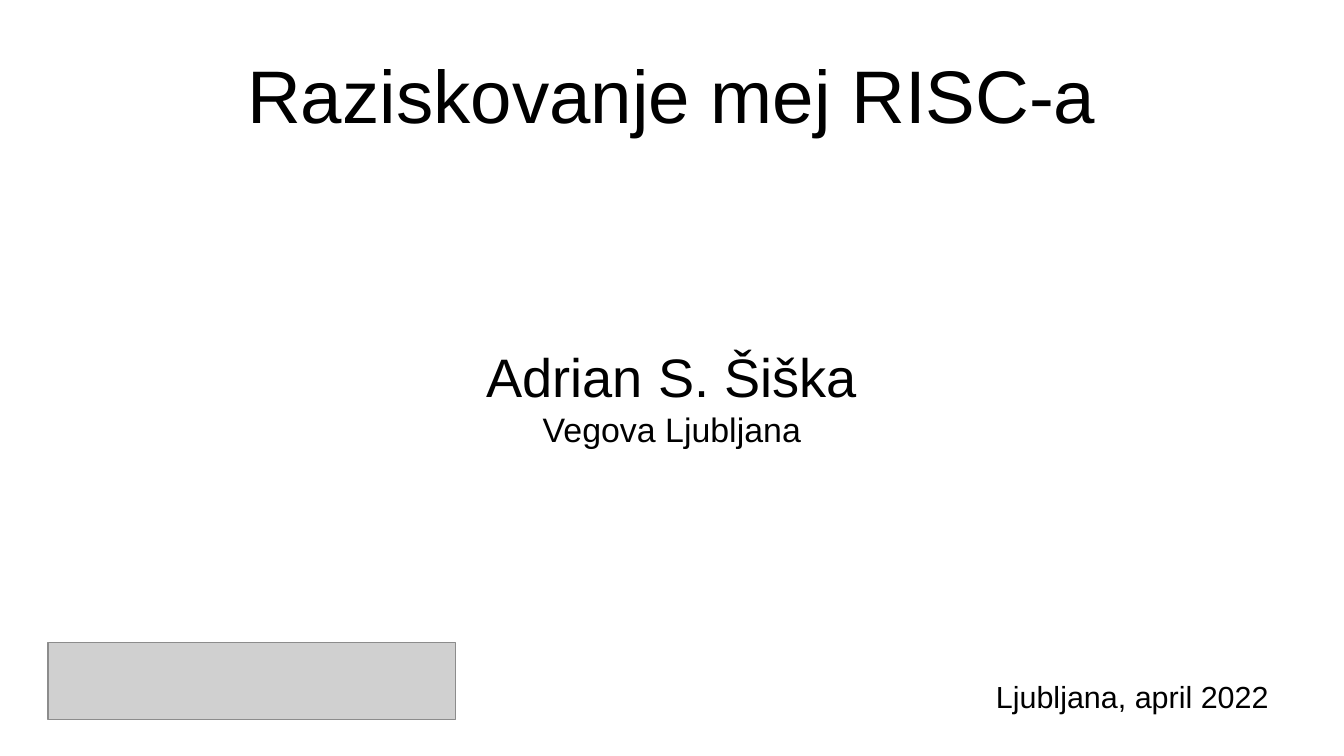
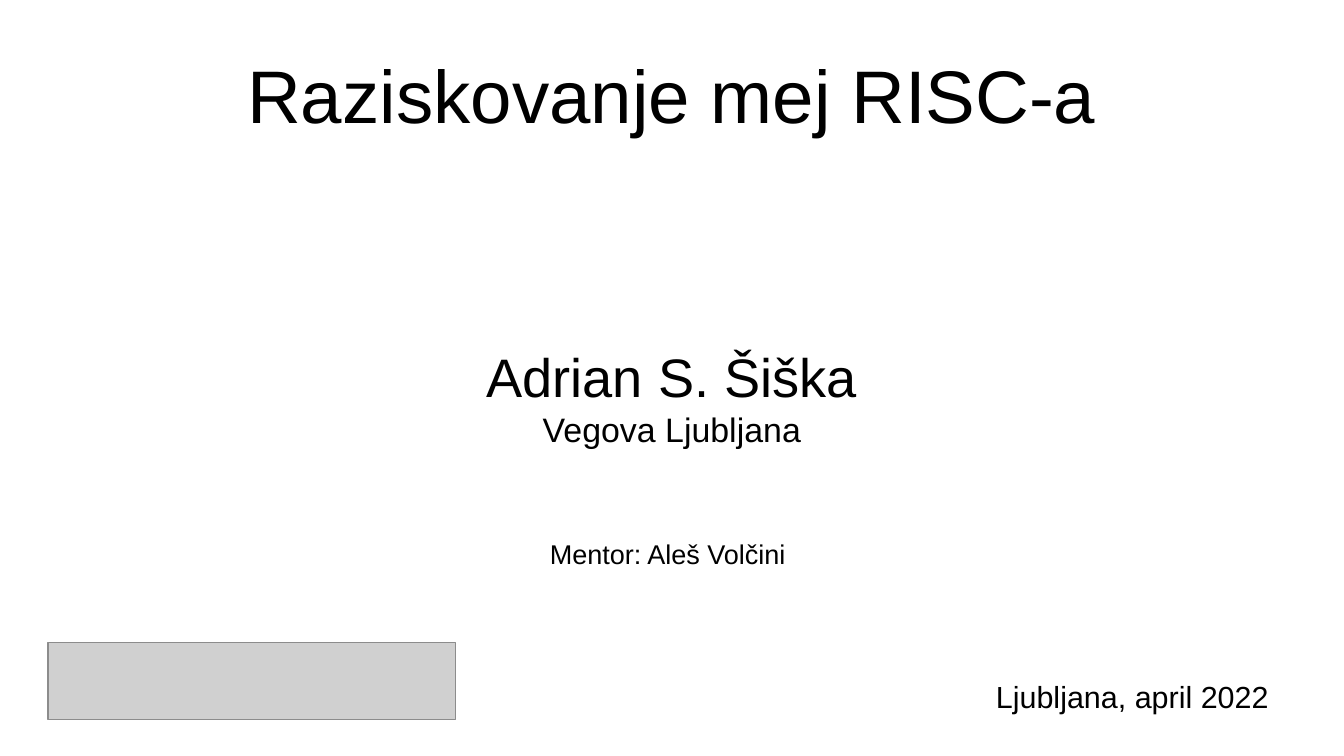
Before and after one commit to adimineman/raziskovalna, a slide deck: slide 1 of predstavitev.odp. Drawn at 1344x756 pixels with LibreOffice and Linux fonts; fonts in the diff are those of the drawing; grey boxes stand for pictures. Boxes give left, top, right and bottom in pixels: in the first picture for what was removed or moved away, otherwise in the second. Text is boxed around its words. In the diff, an @@ line names an element or a change of style, - is before the commit and + after.

Commit message:
Braah

```diff
--- a/predstavitev.odp
+++ b/predstavitev.odp
@@ text added at bbox=[550, 544, 785, 565], 16 pt, text #000000 @@
+Mentor: Aleš Volčini
```
